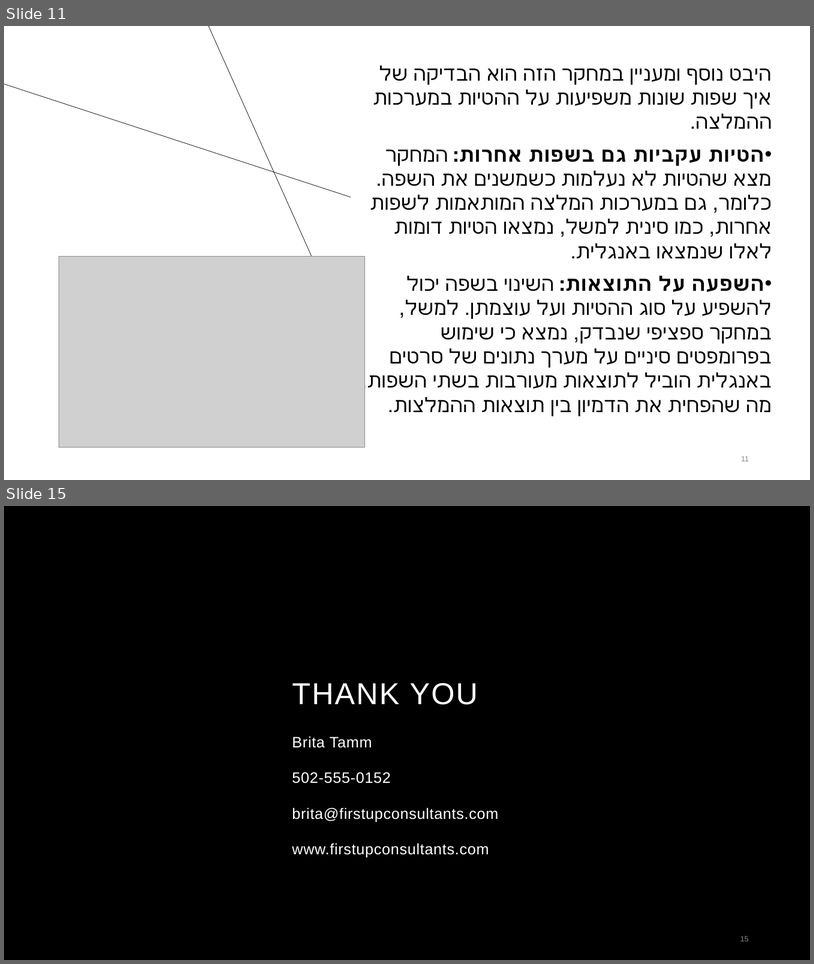
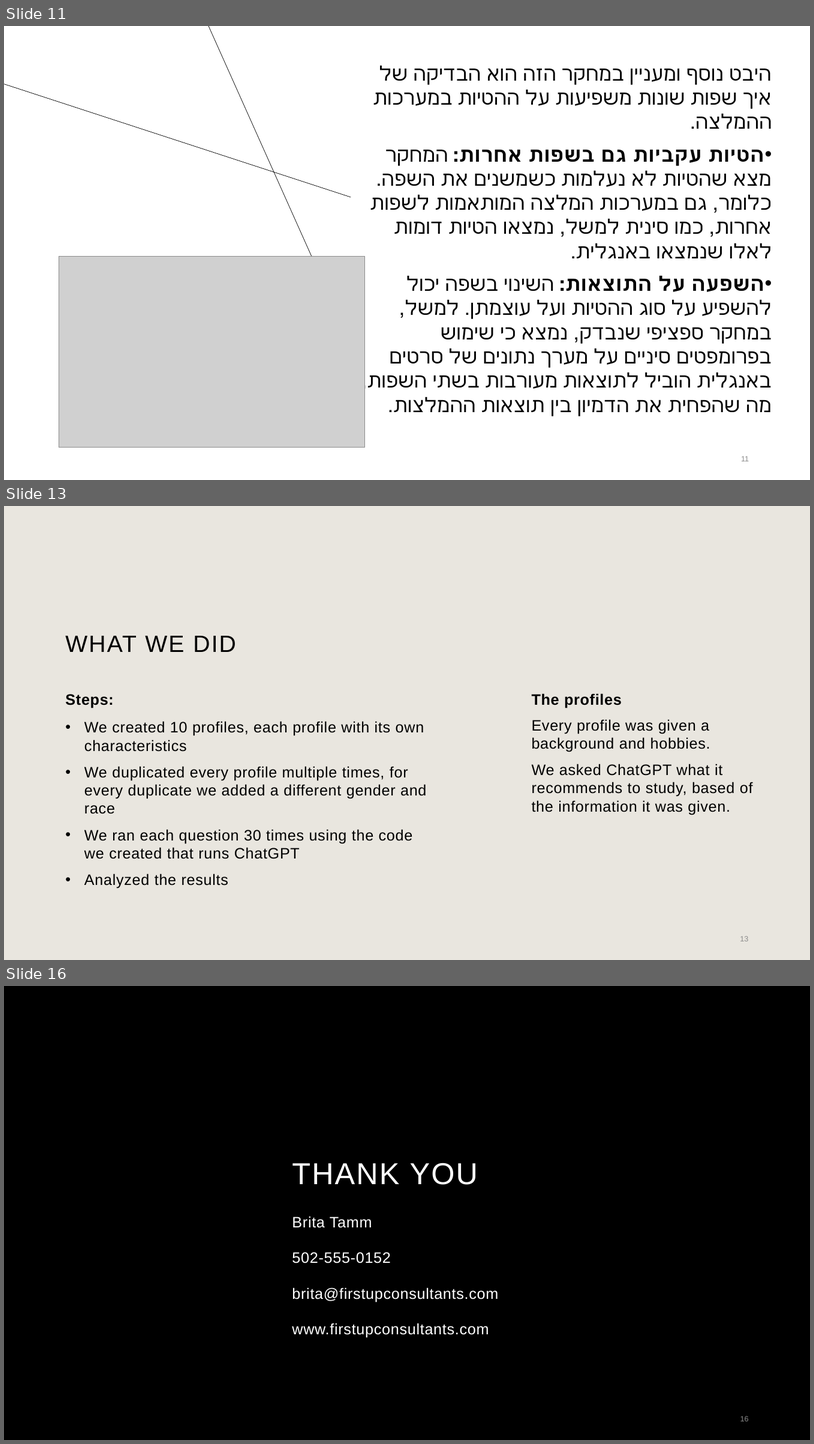
Before and after one commit to mayanaor1/Final-Project, a slide deck: Final project.pptx. Shown one above the other, each under a label of ours: slides 11 and 15 before the commit, slides 11, 13 and 16 after it; the slides between them are not shown. The pictures are 814x964 and 814x1444 pixels, drawn with LibreOffice and Linux fonts; fonts in the diff are those of the drawing; grey boxes stand for pictures; background and template pictures are left out. Boxes give left, top, right and bottom in pixels: in the first picture for what was removed or moved away, otherwise in the second. Text is boxed around its words. In the diff, an @@ line names an element or a change of style, - is before the commit and + after.

```diff
--- a/Final project.pptx
+++ b/Final project.pptx
@@ slide 13 added at (4, 506, 810, 960), background #E9E6DF @@
@@ title added at (65, 636, 236, 652), 28 pt, text #000000 @@
+WHAT WE DID
@@ text added at (65, 694, 113, 708), 18 pt, text #000000, bold @@
+Steps:
@@ text added at (532, 693, 622, 708), 18 pt, text #000000, bold @@
+The profiles
@@ text added at (84, 721, 426, 888), 18 pt, text #000000 @@
+• We created 10 profiles, each profile with its own characteristics
+• We duplicated every profile multiple times, for every duplicate we added a different gender and race
+• We ran each question 30 times using the code we created that runs ChatGPT
+• Analyzed the results
@@ text added at (532, 719, 753, 814), 18 pt, text #000000 @@
+Every profile was given a background and hobbies.
+We asked ChatGPT what it recommends to study, based of the information it was given.
@@ page number added at (740, 936, 749, 941), 9 pt, text #8C8C8C @@
+13
@@ what was slide 15 is now slide 16 @@
```
Also in this commit, not shown: 1 slide changed, 2 other slides added, 2 slides removed.
